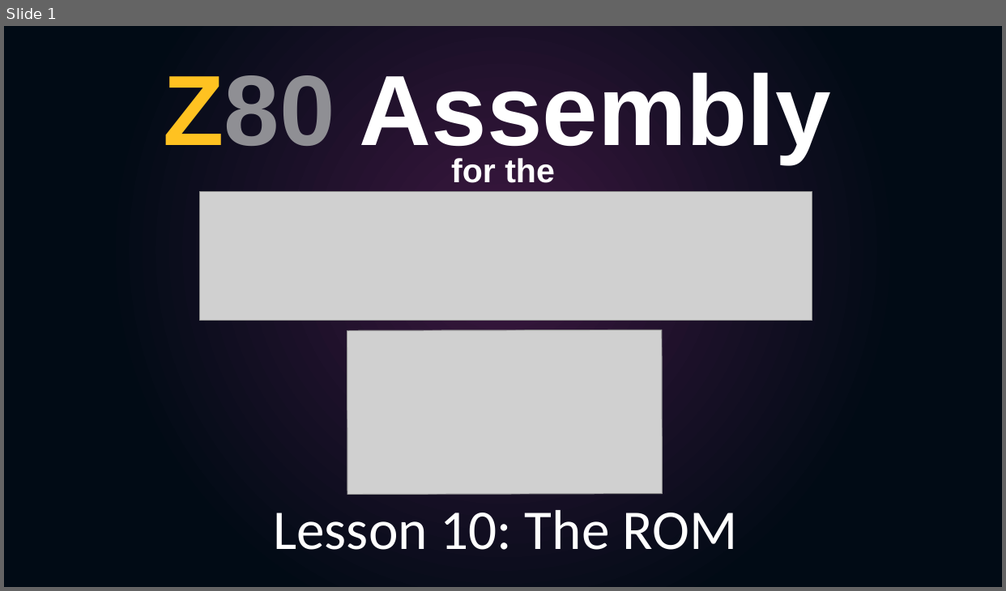
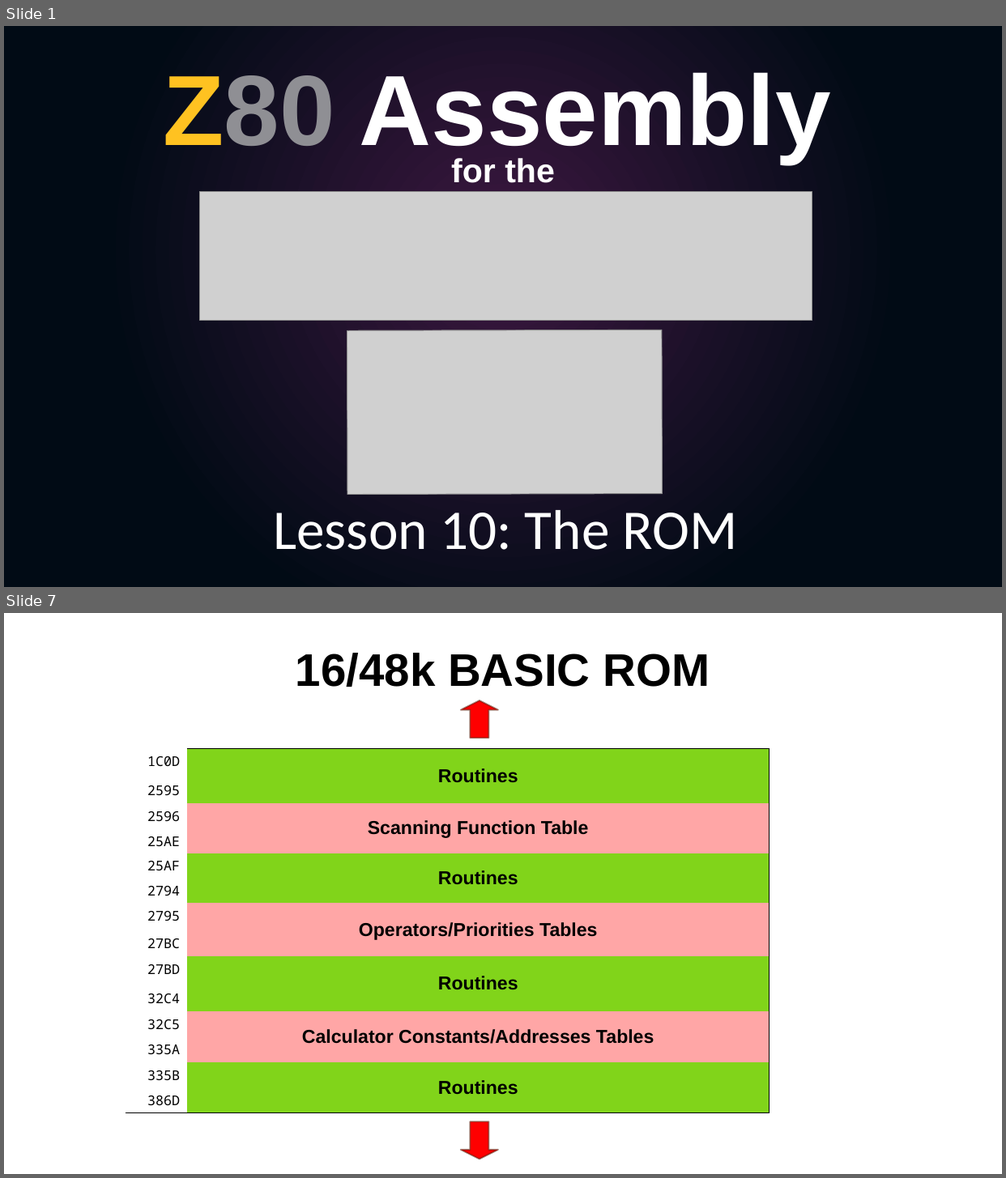
Before and after one commit to SlithyMatt/zxs-assembly-tutorial, a slide deck: Lesson10/Lesson10.odp. Shown one above the other, each under a label of ours: slide 1 before the commit, slides 1 and 7 after it; the slides between them are not shown. The pictures are 1006x591 and 1006x1178 pixels, drawn with LibreOffice and Linux fonts; fonts in the diff are those of the drawing; grey boxes stand for pictures. Boxes give left, top, right and bottom in pixels: in the first picture for what was removed or moved away, otherwise in the second. Text is boxed around its words. In the diff, an @@ line names an element or a change of style, - is before the commit and + after.

```diff
--- a/Lesson10/Lesson10.odp
+++ b/Lesson10/Lesson10.odp
@@ slide 7 added at (x1=4, y1=613, x2=1002, y2=1174), background #FFFFFF @@
@@ title added at (x1=296, y1=653, x2=710, y2=687), 44 pt, text #000000, bold @@
+16/48k BASIC ROM
@@ down arrow added at (x1=461, y1=700, x2=498, y2=738), fill #FF0000, outline #50200C 1.45 pt @@
@@ table added at (x1=126, y1=748, x2=769, y2=1112), 14 rows, 2 columns @@
+1C0D | Routines
+2595 | 
+2596 | Scanning Function Table
+25AE | 
+25AF | Routines
+2794 | 
+2795 | Operators/Priorities Tables
+27BC | 
+27BD | Routines
+32C4 | 
+32C5 | Calculator Constants/Addresses Tables
+335A | 
+335B | Routines
+386D | 
@@ down arrow added at (x1=461, y1=1122, x2=498, y2=1160), fill #FF0000, outline #50200C 1.45 pt @@
```
Also in this commit, not shown: 2 slides changed, 11 other slides added, 2 slides removed.
